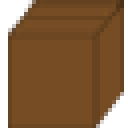
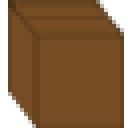
The second 128x128 image is a revision of the first. Changes to its layers:
painted on "Rectangle 1" over [8, 0, 124, 36]
painted on "front" over [8, 36, 124, 128]
painted on "l_side" over [8, 0, 124, 128]
painted on "r_side" over [8, 0, 124, 128]
painted on "back" over [8, 0, 124, 92]
